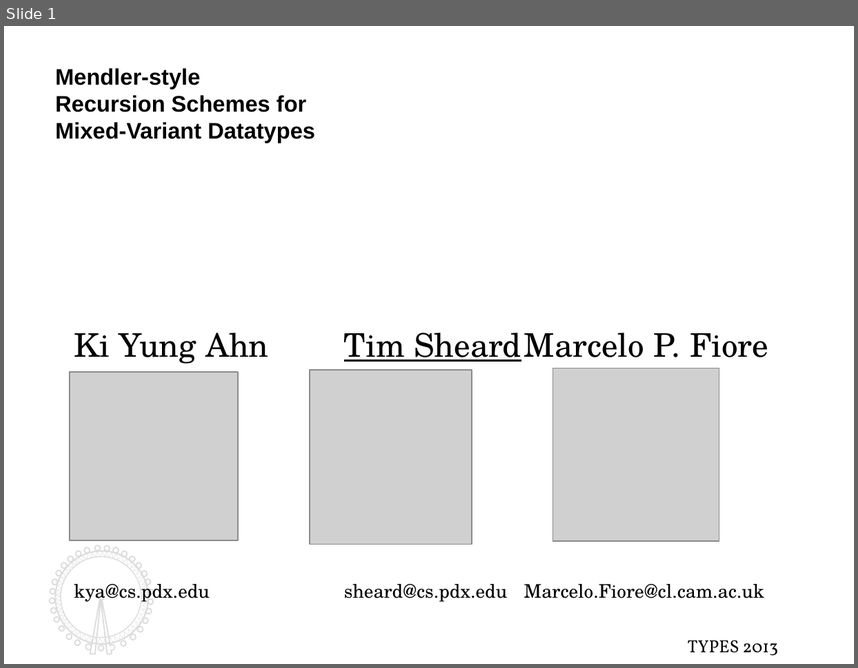
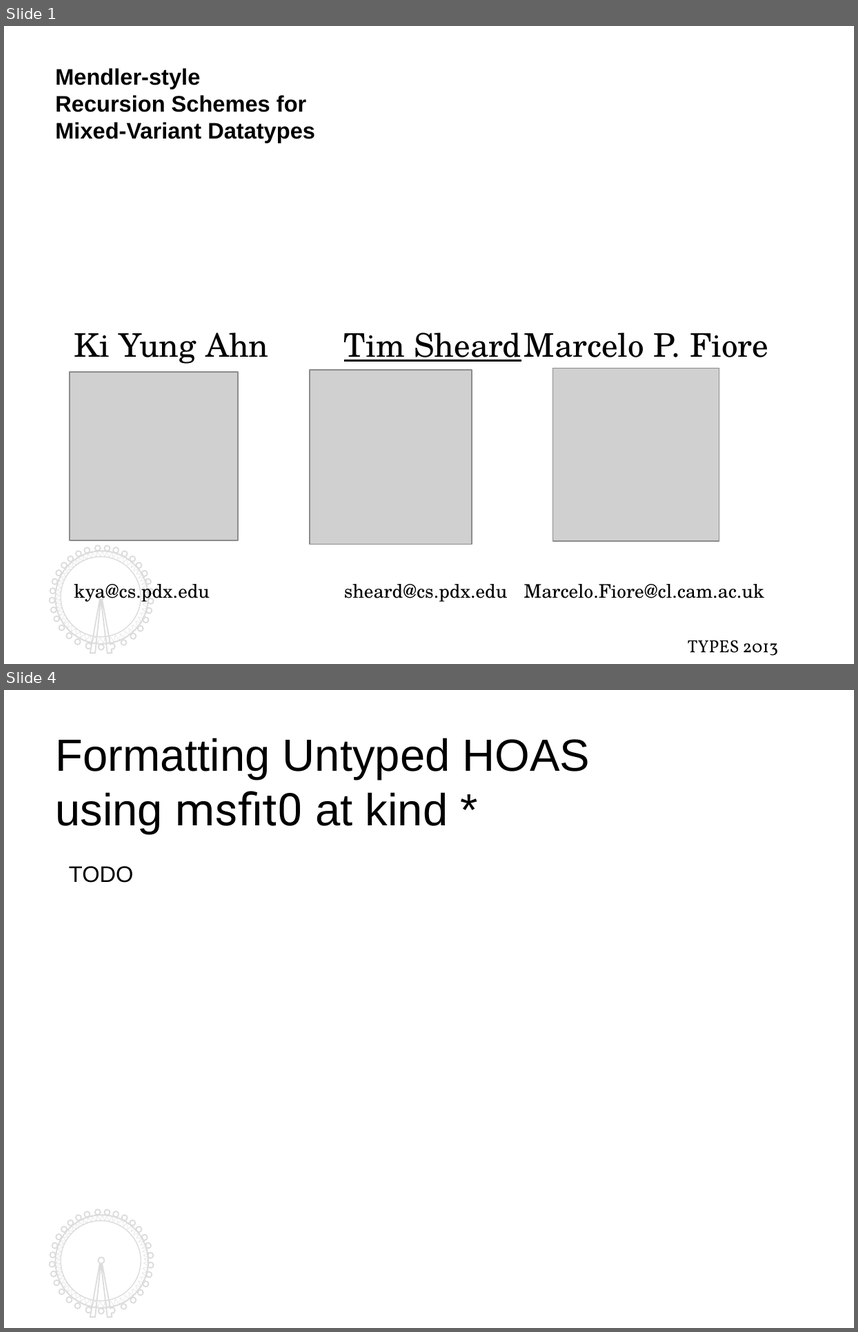
Before and after one commit to kyagrd/naxPapers, a slide deck: draft/TYPES13/ppt/myslide.odp. Shown one above the other, each under a label of ours: slide 1 before the commit, slides 1 and 4 after it; the slides between them are not shown. The pictures are 858x668 and 858x1332 pixels, drawn with LibreOffice and Linux fonts; fonts in the diff are those of the drawing; grey boxes stand for pictures. Boxes give left, top, right and bottom in pixels: in the first picture for what was removed or moved away, otherwise in the second. Text is boxed around its words. In the diff, an @@ line names an element or a change of style, - is before the commit and + after.

```diff
--- a/draft/TYPES13/ppt/myslide.odp
+++ b/draft/TYPES13/ppt/myslide.odp
@@ slide 4 added at [4,690,854,1328], background #FFFFFF; not listed: 4 template elements that a slide beside it also shows @@
@@ text added at [55,738,590,834], 36 pt, text #000000 @@
+Formatting Untyped HOAS
+using msfit0 at kind *
@@ text added at [69,866,133,883], 18 pt, text #000000 @@
+TODO
@@ slide 1 changed as well @@
@@ freeform shape at [49,546,154,654]: outline redrawn @@
@@ freeform shape at [55,551,149,644]: outline redrawn @@
```
Also in this commit, not shown: 2 other slides changed, 5 other slides added, 3 slides removed, 1 other file.
